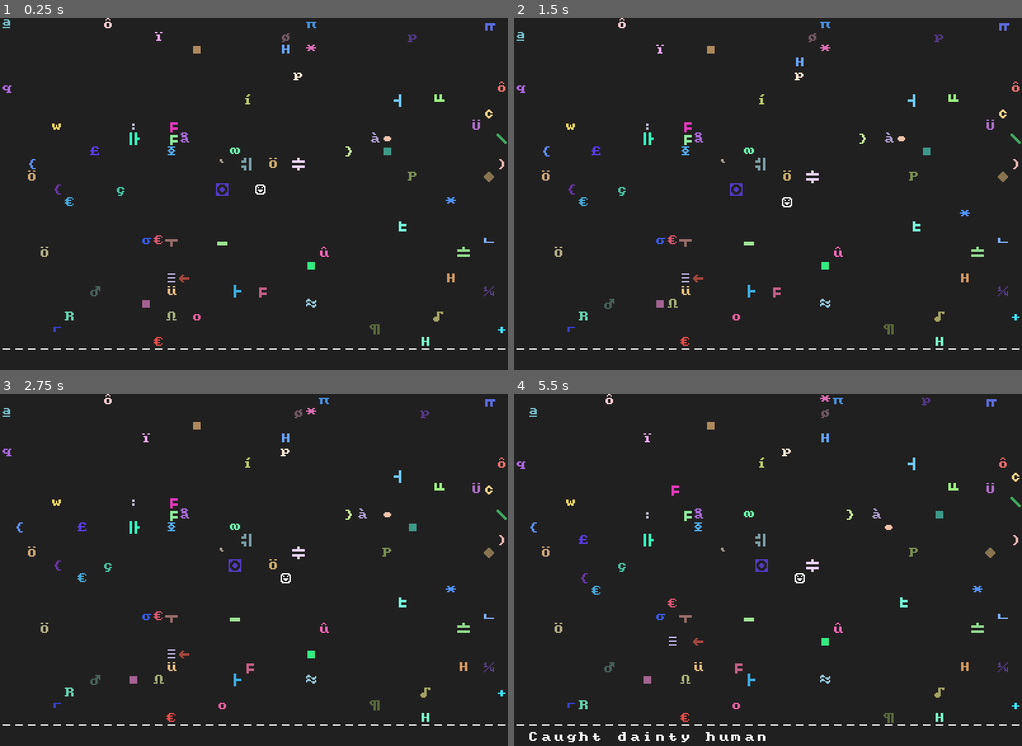
Above: before the commit, frames 1-4 (two rows, left to right).
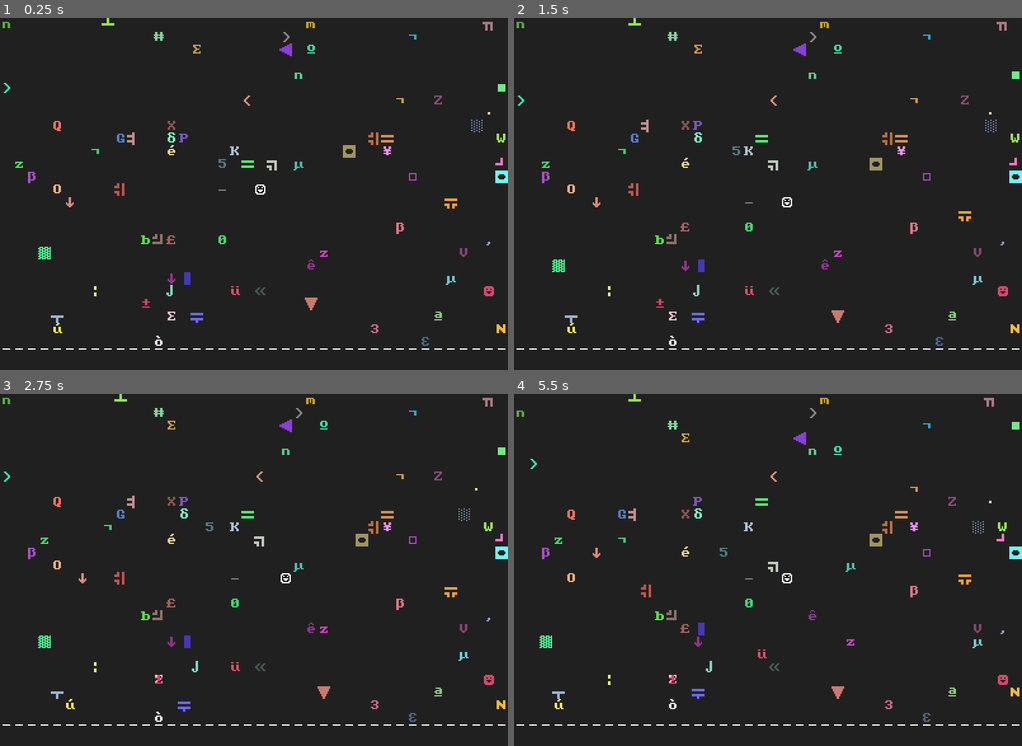
Above: after the commit, the same moments.

Repository: jameynakama/dontfindthekitty-gd
Game: Godot game, scene res://Main.tscn
Same seed, same stepped clock (60 frames per second), same inputs: the game is played once before the commit and once after it.
Inputs:
- Up to frame 1 (0.25 s): no input
- Up to frame 2 (1.5 s): hold Right (move_right) 0.53-1.28 s; hold Down (move_down) from 1.28 s (still down)
- Up to frame 3 (2.75 s): release Down (move_down) at 2.03 s; hold Right (move_right) from 2.03 s (still down)
- Up to frame 4 (5.5 s): release Right (move_right) at 2.78 s; hold Up (move_up) 2.78-3.53 s; hold Left (move_left) 3.53-5.03 s; hold Down (move_down) from 5.03 s (still down)

The runs differ from the first frame. In frame 1, 3.0% of the frame differs, in the area x 0-100%, y 0-94%; in frame 2, 3.5%; in frame 3, 3.6%; in frame 4, 4.1%, in the area x 0-100%, y 0-99%.

Commit message:
Rename Aminal to Creature

Diff:
--- a/Constants.gd
+++ b/Constants.gd
@@ -9,14 +9,14 @@
     PLAY_AREA.y + (1 * TILE_SIZE)
 )
 
-var AMINAL_TYPES = []
+var CREATURE_TYPES = []
 var ADJECTIVES = []
 
 var messages = ["", "", ""]
 
 
 func _ready():
-    read_file_into_array("aminals.txt", AMINAL_TYPES)
+    read_file_into_array("creatures.txt", CREATURE_TYPES)
     read_file_into_array("adjectives.txt", ADJECTIVES)
 
 
--- a/Aminal.gd
+++ b/Creature.gd
@@ -26,10 +26,10 @@
     randomize()
 
     var player = get_node("/root/Main/PlayArea/Player")
-    player.connect("contacted_aminal", self, "_contacted")
+    player.connect("contacted_creature", self, "_contacted")
 
     adjective = Constants.ADJECTIVES[randi() % Constants.ADJECTIVES.size()]
-    type = Constants.AMINAL_TYPES[randi() % Constants.AMINAL_TYPES.size()]
+    type = Constants.CREATURE_TYPES[randi() % Constants.CREATURE_TYPES.size()]
     $AnimatedSprite.frame = randi() % 253
     modulate = Color8((randi() % 206) + 50, (randi() % 206) + 50, (randi() % 206) + 50)
 
@@ -52,8 +52,8 @@
     $MoveTimer.start(MOVE_TIMEOUT)
 
 
-func _contacted(aminal_id):
-    if aminal_id == get_instance_id():
+func _contacted(creature_id):
+    if creature_id == get_instance_id():
         get_tree().call_group("message", "queue_free")
         $Writer.write_message(
             "Caught %s %s" % [adjective, type],
--- a/Aminal.tscn
+++ b/Creature.tscn
@@ -1,7 +1,7 @@
 [gd_scene load_steps=259 format=2]
 
 [ext_resource path="res://assets/qbicfeet_10x10.png" type="Texture" id=1]
-[ext_resource path="res://Aminal.gd" type="Script" id=2]
+[ext_resource path="res://Creature.gd" type="Script" id=2]
 [ext_resource path="res://Writer.tscn" type="PackedScene" id=3]
 
 [sub_resource type="AtlasTexture" id=2]
@@ -1279,7 +1279,7 @@
 
 [sub_resource type="RectangleShape2D" id=258]
 
-[node name="Aminal" type="Area2D" groups=["aminals"]]
+[node name="Creature" type="Area2D" groups=["creatures"]]
 script = ExtResource( 2 )
 
 [node name="AnimatedSprite" type="AnimatedSprite" parent="."]
--- a/Main.gd
+++ b/Main.gd
@@ -1,9 +1,9 @@
 extends Node2D
 
 
-export(PackedScene) var aminal_scene
+export(PackedScene) var creature_scene
 
-const NUM_AMINALS = 75
+const NUM_CREATURES = 75
 
 
 func _ready():
@@ -19,14 +19,14 @@
     var used_positions = {
         get_node("PlayArea/Player").position: true
     }
-    for _i in range(NUM_AMINALS):
-        var aminal = aminal_scene.instance()
+    for _i in range(NUM_CREATURES):
+        var creature = creature_scene.instance()
         while true:
             var pos = get_random_position()
             if !used_positions.has(pos):
                 used_positions[pos] = true
-                aminal.set_initial_position(pos)
-                $PlayArea.add_child(aminal)
+                creature.set_initial_position(pos)
+                $PlayArea.add_child(creature)
                 break
 
 
--- a/Main.tscn
+++ b/Main.tscn
@@ -1,13 +1,13 @@
 [gd_scene load_steps=5 format=2]
 
 [ext_resource path="res://Main.gd" type="Script" id=1]
-[ext_resource path="res://Aminal.tscn" type="PackedScene" id=2]
+[ext_resource path="res://Creature.tscn" type="PackedScene" id=2]
 [ext_resource path="res://Player.tscn" type="PackedScene" id=3]
 [ext_resource path="res://Writer.tscn" type="PackedScene" id=4]
 
 [node name="Main" type="Node2D"]
 script = ExtResource( 1 )
-aminal_scene = ExtResource( 2 )
+creature_scene = ExtResource( 2 )
 
 [node name="PlayArea" type="Node" parent="."]
 
--- a/Player.gd
+++ b/Player.gd
@@ -11,7 +11,7 @@
 onready var ray = $RayCast2D
 
 
-signal contacted_aminal(aminal_id)
+signal contacted_creature(creature_id)
 
 
 func _ready():
@@ -38,4 +38,4 @@
             return
         position = future_position
     else:
-        emit_signal("contacted_aminal", ray.get_collider().get_instance_id())
+        emit_signal("contacted_creature", ray.get_collider().get_instance_id())
Renamed: assets/aminals.txt -> assets/creatures.txt
